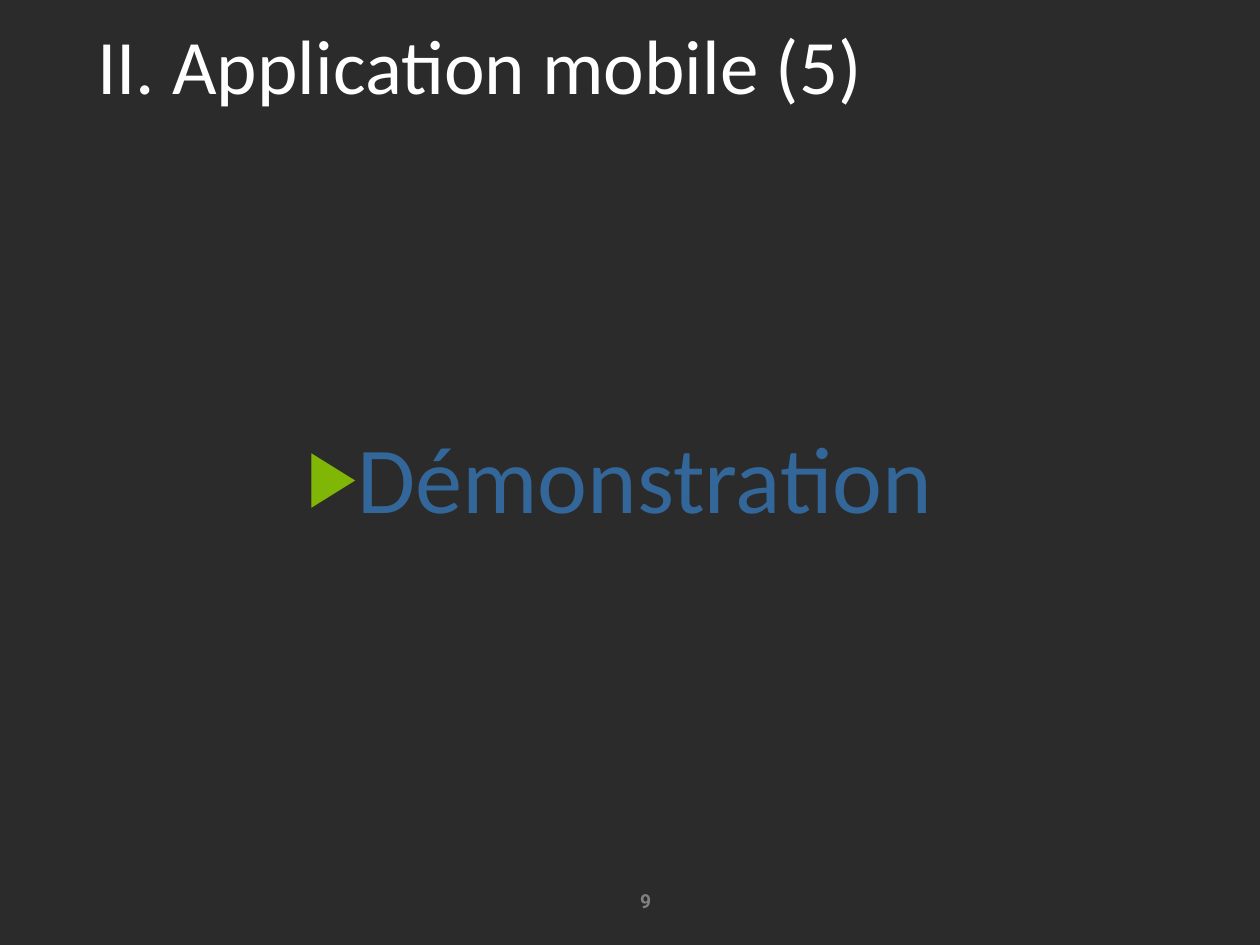
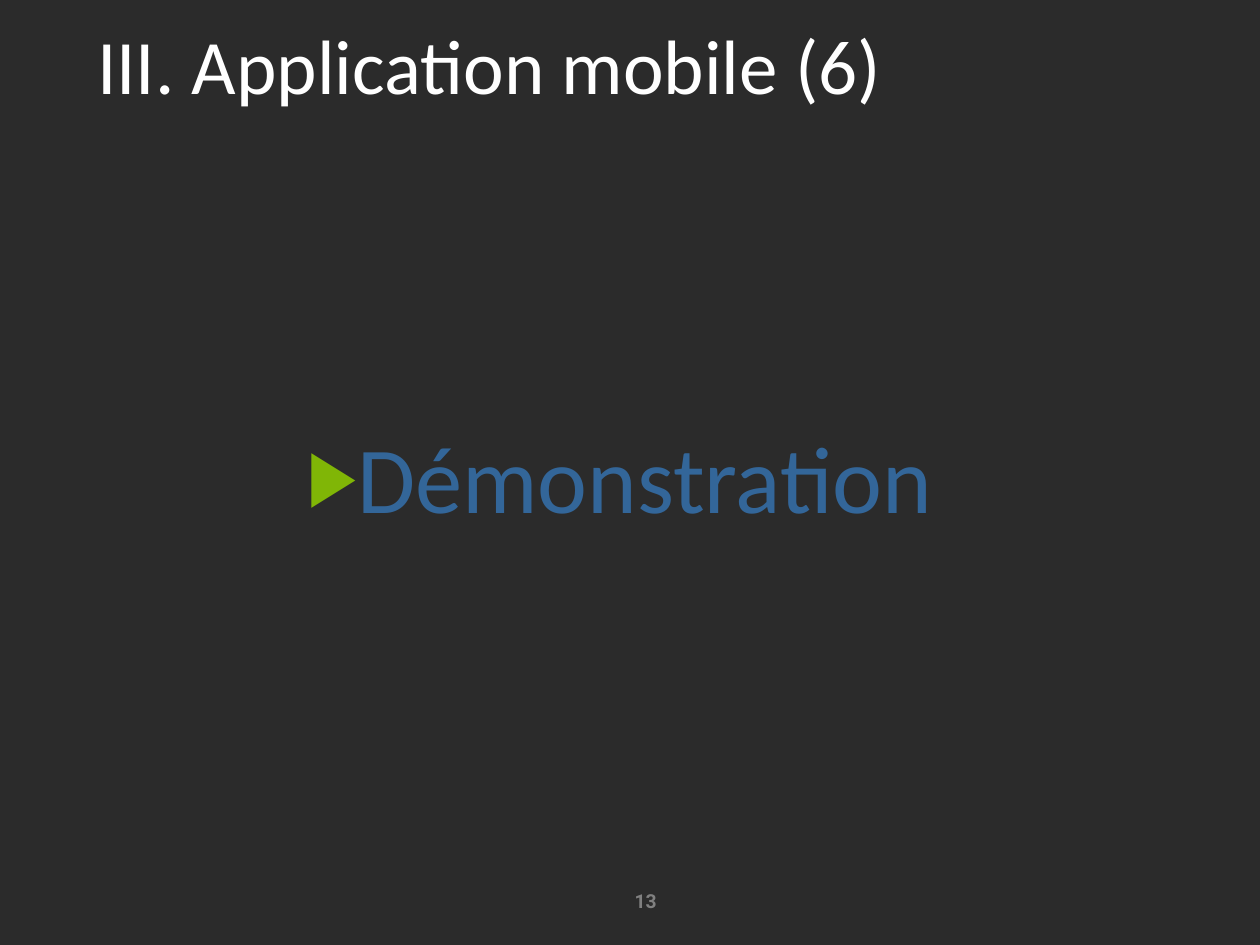
Before and after one commit to AnceretMatthieu/bebete, a slide deck: slide 13 of Soutenance/soutenance-projet-co.pptx (slide 9 before the commit). Drawn at 1260x945 pixels with LibreOffice and Linux fonts; fonts in the diff are those of the drawing; background and template pictures are left out; a plain dark background stands for a picture behind light text. Boxes give left, top, right and bottom in pixels: in the first picture for what was removed or moved away, otherwise in the second. Text is boxed around its words. In the diff, an @@ line names an element or a change of style, - is before the commit and + after.

```diff
--- a/Soutenance/soutenance-projet-co.pptx
+++ b/Soutenance/soutenance-projet-co.pptx
@@ title at [97,38,881,107]: text changed @@
-II. Application mobile (5)
+III. Application mobile (6)
@@ page number at [635,894,657,908]: text changed @@
-9
+13
```
Also in this commit, not shown: 11 other slides changed, 22 other files.
